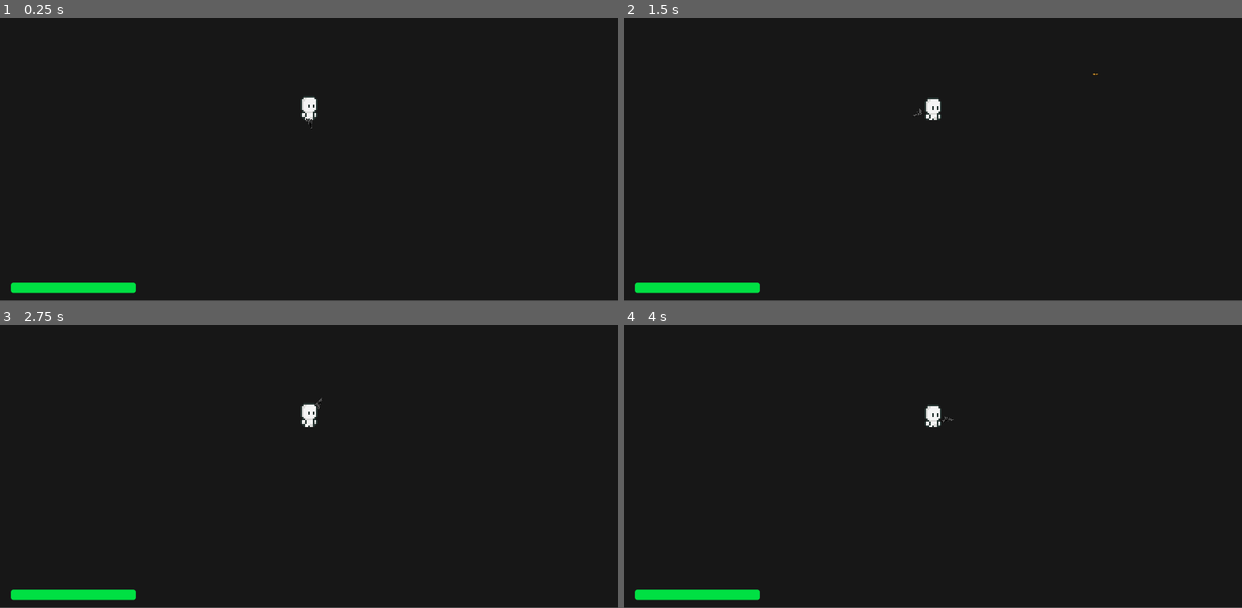
Above: before the commit, frames 1-4 (two rows, left to right).
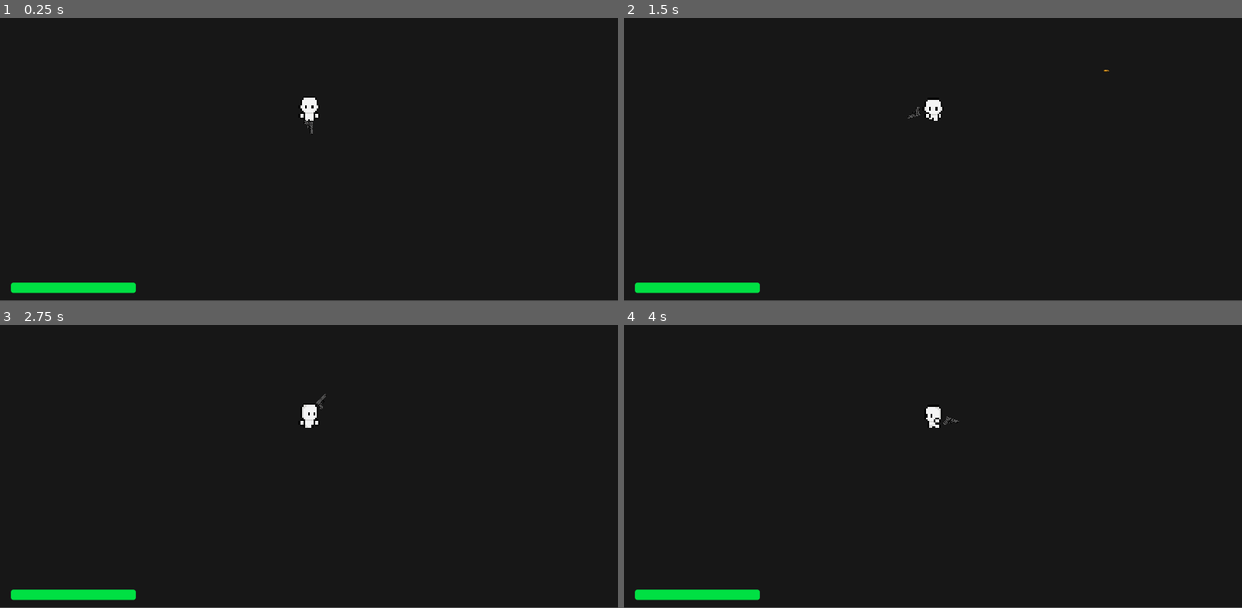
Above: after the commit, the same moments.

Repository: minusxne/GamerDude
Game: Godot game, scene res://survivors_game.tscn
Same seed, same stepped clock (60 frames per second), same inputs: the game is played once before the commit and once after it.
Inputs (mouse positions are in pixels of both pictures, inside the frame that each line leads up to):
- Up to frame 1 (0.25 s): no input
- Up to frame 2 (1.5 s): move the mouse to (1068, 108) at 0.52 s; hold D (move_right) 0.53-1.28 s; click (1068, 108) at 0.67 s; move the mouse to (809, 145) at 1.27 s; hold S (move_down) from 1.28 s (still down)
- Up to frame 3 (2.75 s): move the mouse to (370, 356) at 2.02 s; release S (move_down) at 2.03 s; hold D (move_right) from 2.03 s (still down)
- Up to frame 4 (4 s): move the mouse to (902, 503) at 2.77 s; release D (move_right) at 2.78 s; hold W (move_up) 2.78-3.53 s; click (902, 503) at 2.92 s; move the mouse to (1118, 486) at 3.52 s; hold A (move_left) from 3.53 s (still down)

The runs differ from the first frame. In frame 1, 0.1% of the frame differs, in the area x 48-52%, y 27-41%; in frame 2, 0.2%; in frame 3, 0.1%; in frame 4, 0.2%, in the area x 48-55%, y 28-37%.

Commit message:
feature: added sprite animations

Diff:
--- a/characters/ROGdude/happy_boo.tscn
+++ b/characters/ROGdude/happy_boo.tscn
@@ -575,19 +575,14 @@
 }
 
 [sub_resource type="CompressedTexture2D" id="CompressedTexture2D_idp6i"]
-load_path = "res://.godot/imported/square_upper_leg.png-413a0d894592bdb7776c179631ecc7aa.ctex"
 
 [sub_resource type="CompressedTexture2D" id="CompressedTexture2D_5p3bp"]
-load_path = "res://.godot/imported/square_lower_leg.png-6c69314e894625bf21c7eedf6d958113.ctex"
 
 [sub_resource type="CompressedTexture2D" id="CompressedTexture2D_ai3ir"]
-load_path = "res://.godot/imported/square_foot.png-c9456a625077cb030712ca2264ed963e.ctex"
 
 [sub_resource type="CompressedTexture2D" id="CompressedTexture2D_fk2w3"]
-load_path = "res://.godot/imported/square_body.png-e626eaf9fa83d1228c0d95d910b5207a.ctex"
 
 [sub_resource type="CompressedTexture2D" id="CompressedTexture2D_ybaak"]
-load_path = "res://.godot/imported/square_face.png-bd8d9f38028011d14bd517f57f3bc651.ctex"
 
 [node name="ROGdude" type="Node2D"]
 
--- a/gun.tscn
+++ b/gun.tscn
@@ -18,8 +18,8 @@
 
 [node name="Pistol" type="Sprite2D" parent="WeaponPivot"]
 texture_filter = 1
-position = Vector2(50, 0)
-scale = Vector2(0.5, 0.46)
+position = Vector2(61, 2)
+scale = Vector2(0.689286, 0.655)
 texture = ExtResource("1_foee1")
 
 [node name="ShootingPoint" type="Marker2D" parent="WeaponPivot/Pistol"]
--- a/player.gd
+++ b/player.gd
@@ -3,18 +3,44 @@
 signal health_depleted
 
 var health = 100
+var last_direction = Vector2(0, 1)
 
 func _physics_process(delta):
-	#move_and_collide(velocity * delta)
-	move_and_slide()
 	var direction = Input.get_vector("move_left", "move_right", "move_up", "move_down")
 	velocity = direction * 600
+	move_and_slide()
 
 	const DAMAGE_RATE = 5.0
-
 	var overlapping_mobs = %HurtBox.get_overlapping_bodies()
-	if overlapping_mobs.size()>0:
-		health-=DAMAGE_RATE*overlapping_mobs.size()*delta
-		%ProgressBar.value=health
+	if overlapping_mobs.size() > 0:
+		health -= DAMAGE_RATE * overlapping_mobs.size() * delta
+		%ProgressBar.value = health
 		if health <= 0:
 			health_depleted.emit()
+
+	animations()
+
+func animations():
+	print("Velocity X: ", velocity.x, " | Velocity Y: ", velocity.y)
+
+	if velocity.length() > 0:
+		last_direction = velocity.normalized()
+		if abs(velocity.x) > abs(velocity.y):
+			if velocity.x > 0:
+				$Player_Sprite.play("walk_right")
+			else:
+				$Player_Sprite.play("walk_left")
+		else:
+			if velocity.y > 0:
+				$Player_Sprite.play("walk_down")
+			else:
+				$Player_Sprite.play("walk_up")
+	else:
+		if last_direction.x > 0:
+			$Player_Sprite.play("default_right")
+		elif last_direction.x < 0:
+			$Player_Sprite.play("default_left")
+		elif last_direction.y > 0:
+			$Player_Sprite.play("default_down")
+		else:
+			$Player_Sprite.play("default_up")
--- a/player.tscn
+++ b/player.tscn
@@ -214,7 +214,7 @@
 }],
 "loop": true,
 "name": &"default_down",
-"speed": 5.0
+"speed": 6.0
 }, {
 "frames": [{
 "duration": 1.0,
@@ -231,7 +231,7 @@
 }],
 "loop": true,
 "name": &"default_left",
-"speed": 5.0
+"speed": 6.0
 }, {
 "frames": [{
 "duration": 1.0,
@@ -248,7 +248,7 @@
 }],
 "loop": true,
 "name": &"default_right",
-"speed": 5.0
+"speed": 6.0
 }, {
 "frames": [{
 "duration": 1.0,
@@ -265,7 +265,7 @@
 }],
 "loop": true,
 "name": &"default_up",
-"speed": 5.0
+"speed": 6.0
 }, {
 "frames": [{
 "duration": 1.0,
@@ -294,7 +294,7 @@
 }],
 "loop": true,
 "name": &"walk_down",
-"speed": 5.0
+"speed": 12.0
 }, {
 "frames": [{
 "duration": 1.0,
@@ -323,7 +323,7 @@
 }],
 "loop": true,
 "name": &"walk_left",
-"speed": 5.0
+"speed": 12.0
 }, {
 "frames": [{
 "duration": 1.0,
@@ -352,7 +352,7 @@
 }],
 "loop": true,
 "name": &"walk_right",
-"speed": 5.0
+"speed": 12.0
 }, {
 "frames": [{
 "duration": 1.0,
@@ -381,7 +381,7 @@
 }],
 "loop": true,
 "name": &"walk_up",
-"speed": 5.0
+"speed": 12.0
 }]
 
 [sub_resource type="CircleShape2D" id="CircleShape2D_rntcu"]
@@ -394,14 +394,14 @@
 slide_on_ceiling = false
 script = ExtResource("1_kp1ik")
 
-[node name="AnimatedSprite2D" type="AnimatedSprite2D" parent="."]
+[node name="Player_Sprite" type="AnimatedSprite2D" parent="."]
+unique_name_in_owner = true
 texture_filter = 1
-position = Vector2(-2.00004, -59.0001)
-scale = Vector2(4.8, 5.325)
+position = Vector2(-2.00003, -57)
+scale = Vector2(5.075, 5.525)
 sprite_frames = SubResource("SpriteFrames_ullej")
-animation = &"walk_left"
+animation = &"walk_up"
 autoplay = "default_right"
-frame_progress = 0.467279
 
 [node name="CollisionShape2D" type="CollisionShape2D" parent="."]
 y_sort_enabled = true
Binary file changed: characters/ROGdude/idle.png
Binary file changed: characters/ROGdude/walk.png
Not shown, added: characters/ROGdude/idle.png~
Not shown, added: characters/ROGdude/walk.png~
